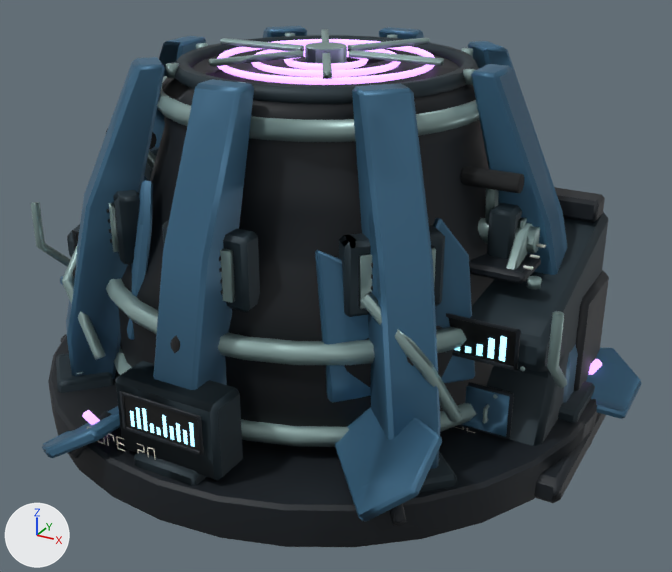
A saved change to the glTF model public/assets/p11/reactor/reactor.glb.
Both versions are drawn from a camera (50 mm lens) standing at (3.35, -5.94, 3.8) and looking at (0.16, -0.14, 0.9). Arrows for +X, +Y and +Z are at lower left; the lights stay in place. The first picture is the older version. Where no turn or scale is listed for an object, it has been applied to the vertices. Vertices at exactly the same position are counted once.

The first picture shows 'manual-authorisation-dais--e9-body', 'manual-authorisation-dais--e9-dark', 'manual-authorisation-dais--e9-trim', 'manual-authorisation-dais--p11-rubber', 'manual-authorisation-dais--p11-tint', 'manual-authorisation-dais--p11-tint-metal', 'reactor-crown--e9-body', 'reactor-crown--e9-dark', 'reactor-crown--e9-trim', 'reactor-crown--e9-violet', 'reactor-crown--p11-tint', 'reactor-crown--p11-tint-metal' and 4 more.
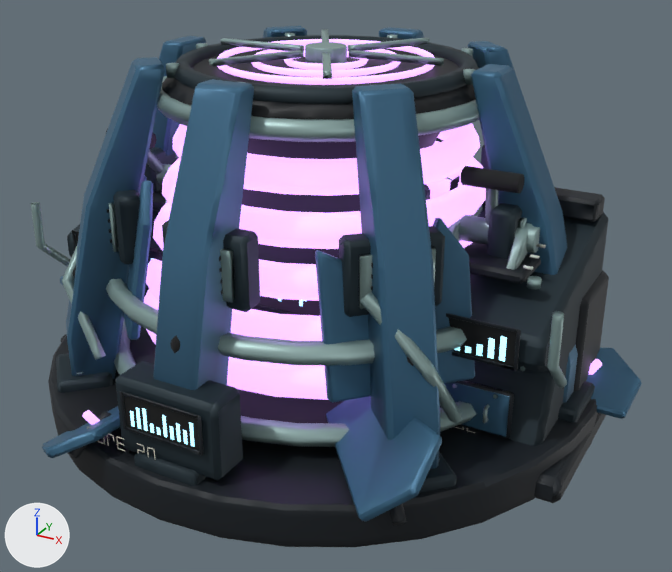
Pixel boxes [x1, y1, x2, y2] of what changed, in the pictures (672 x 572 px; the box of a moved part takes in the faces that stretch with it):
'reactor-crown--e9-dark', reshaped, surface changed
    both: [48, 48, 598, 547]
part 1 of me_flange_001, surface changed
    both: [31, 150, 567, 424]
part 2 of me_service_door_001, surface changed
    before: [465, 386, 510, 434]
    after: [445, 382, 510, 434]
part 3 of me_aperture_collar_001, surface changed
    both: [64, 36, 595, 486]
part 4 of me_cartridge_cooling_slot_001, moved or reshaped (mostly hidden afterwards)
    before: [118, 91, 494, 427]
    after: [130, 97, 475, 423]
part 5 of me_cartridge_cooling_slot_001, surface changed
    both: [96, 48, 598, 523]
part 6 of me_aperture_safety_rib_001, surface changed
    both: [63, 33, 527, 446]
part 7 of me_failed_seal_glow_001, added
    after: [144, 288, 328, 400]
part 8 of me_failed_seal_glow_001, added
    after: [146, 259, 322, 341]
part 9 of me_failed_seal_glow_001, added (mostly hidden)
    after: [153, 178, 473, 301]
part 10 of me_failed_seal_glow_001, added
    after: [162, 141, 486, 249]
part 11 of me_failed_seal_glow_001, added (pink)
    after: [173, 123, 480, 196]
part 12 of me_buckled_access_petal_001, surface changed
    both: [42, 27, 627, 522]
part 13 of me_buckled_access_petal_001, recoloured
    both: [95, 175, 624, 517]

Patch to the scene script:
```diff
--- a/public/assets/p11/reactor/reactor.glb.py
+++ b/public/assets/p11/reactor/reactor.glb.py
@@ me_flange_001 @@
 me_flange_001.from_pydata(...)  # 1068 vertices, 1852 faces; spans x -2.13..2.13, y -0.99..0.19, z 0.35..2.01
+# me_flange_001 part 1: 1848 kept faces spanning x -2.13..2.13, y -0.99..0.19, z 0.35..2.01 get new texture (UV) coordinates
 me_flange_001.materials.append(mat_e9_trim)
@@ me_service_door_001 @@
 me_service_door_001.from_pydata(...)  # 24 vertices, 36 faces; spans x -1.78..1.78, y -0.72..-0.7, z 0.37..0.67
+# me_service_door_001 part 2: texture (UV) coordinates of 36 of 36 faces, centred in x -1.78..1.78, y -0.72..-0.7, z 0.37..0.67, changed; they spanned u 0.37..0.83, v 0.43..0.67 and now span u 0.44..0.65, v 0.65..0.83
 me_service_door_001.materials.append(mat_p11_tint_metal)
@@ me_aperture_collar_001 @@
 me_aperture_collar_001.from_pydata(...)  # 600 vertices, 1132 faces; spans x -2.13..2.13, y -2.13..2.13, z 0.24..2.61
+# me_aperture_collar_001 part 3: texture (UV) coordinates of 1132 of 1132 faces, centred in x -2.13..2.13, y -2.13..2.13, z 0.24..2.61, changed; they spanned u 0.01..0.83, v 0.01..0.87 and now span u 0.01..0.87, v 0.01..0.83
 me_aperture_collar_001.materials.append(mat_e9_body)
@@ me_cartridge_cooling_slot_001 @@
 me_cartridge_cooling_slot_001.from_pydata(...)  # 940 vertices, 1700 faces; spans x -2.27..2.27, y -2.2..2.2, z 0.0..2.55
+# me_cartridge_cooling_slot_001 part 4: 96 of 940 vertices moved; they spanned x -1.65..1.65, y -1.65..1.65, z 1.05..2.15 and now span x -0.9..0.9, y -0.9..0.9, z 0.6..2.22; mean shift (0.0, 0.0, -0.06); largest move (1.17, 1.17, 1.05) -> (0.55, 0.55, 0.6)
+# me_cartridge_cooling_slot_001 part 5: texture (UV) coordinates of 1698 of 1700 faces, centred in x -2.25..2.25, y -2.19..2.19, z 0.0..2.55, changed; they spanned u 0.01..0.99, v 0.01..0.96 and now span u 0.01..0.96, v 0.01..0.98
 me_cartridge_cooling_slot_001.materials.append(mat_e9_dark)
@@ me_aperture_safety_rib_001 @@
 me_aperture_safety_rib_001.from_pydata(...)  # 2118 vertices, 3956 faces; spans x -2.14..2.14, y -2.05..2.05, z 0.11..2.7
+# me_aperture_safety_rib_001 part 6: texture (UV) coordinates of 3956 of 3956 faces, centred in x -2.13..2.13, y -2.05..2.05, z 0.12..2.7, changed; they spanned u 0.01..0.95, v 0.01..0.92 and now span u 0.01..0.96, v 0.01..0.95
 me_aperture_safety_rib_001.materials.append(mat_e9_trim)
@@ me_failed_seal_glow_001 @@
-me_failed_seal_glow_001.from_pydata(...)  # 588 vertices, 1152 faces; spans x -1.41..2.13, y -2.04..1.66, z 0.15..2.62
+me_failed_seal_glow_001.from_pydata(...)  # 1308 vertices, 2592 faces; spans x -1.47..2.13, y -2.04..1.66, z 0.15..2.62
+# me_failed_seal_glow_001 part 7: a new loose piece of 144 vertices spanning x -1.47..1.47, y -1.47..1.47, z 0.61..0.81, in mat_e9_violet
+# me_failed_seal_glow_001 part 8: a new loose piece of 144 vertices spanning x -1.42..1.42, y -1.42..1.42, z 0.94..1.14, in mat_e9_violet
+# me_failed_seal_glow_001 part 9: a new loose piece of 144 vertices spanning x -1.33..1.33, y -1.33..1.33, z 1.27..1.47, in mat_e9_violet
+# me_failed_seal_glow_001 part 10: a new loose piece of 144 vertices spanning x -1.24..1.24, y -1.24..1.24, z 1.6..1.8, in mat_e9_violet
+# me_failed_seal_glow_001 part 11: a new loose piece of 144 vertices spanning x -1.14..1.14, y -1.14..1.14, z 1.93..2.13, in mat_e9_violet
 me_failed_seal_glow_001.materials.append(mat_e9_violet)
@@ me_buckled_access_petal_001 @@
 me_buckled_access_petal_001.from_pydata(...)  # 662 vertices, 1256 faces; spans x -2.41..2.41, y -2.33..2.33, z 0.11..2.65
+# me_buckled_access_petal_001 part 12: 1256 kept faces spanning x -2.41..2.41, y -2.33..2.33, z 0.11..2.65 get new texture (UV) coordinates
+# me_buckled_access_petal_001 part 13: 362 kept faces spanning x -2.37..2.37, y -2.12..2.12, z 0.11..1.95 get new vertex colours
 me_buckled_access_petal_001.materials.append(mat_p11_tint_metal)
```
